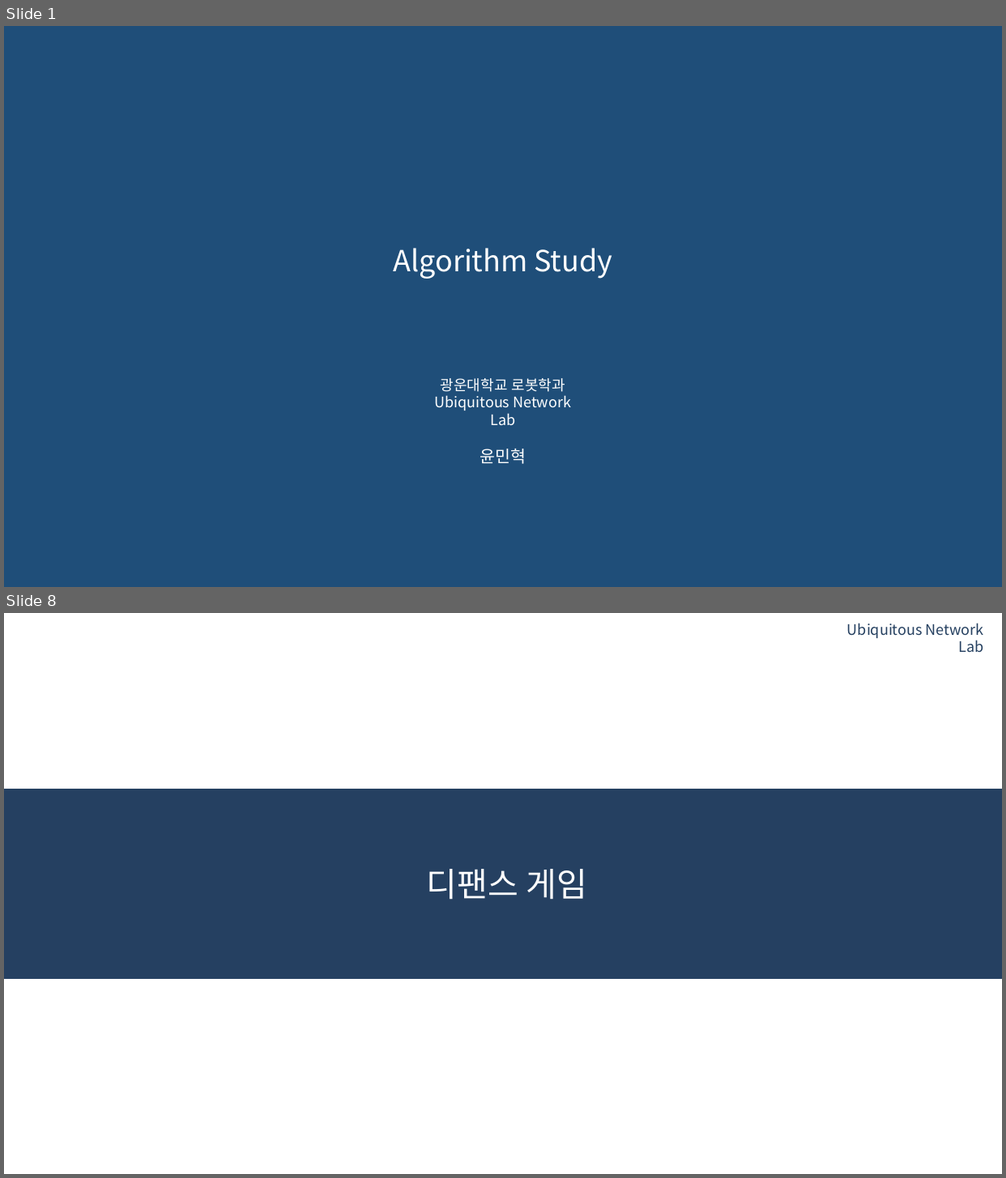
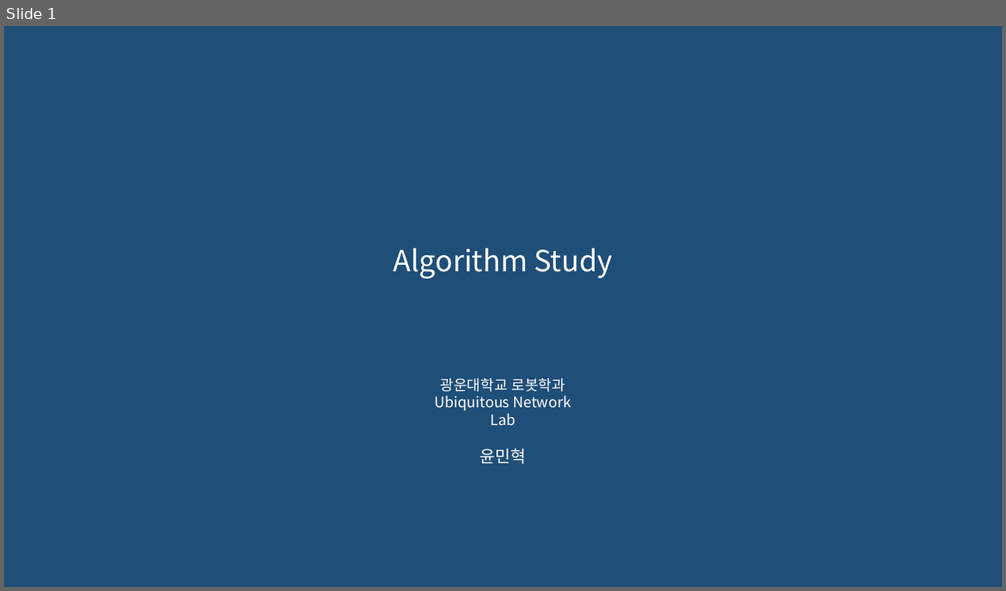
Before and after one commit to 0913ktg/Algorithm_Study, a slide deck: week_3/ppt/MinhyeokYun.pptx. Shown one above the other, each under a label of ours: slides 1 and 8 before the commit, slide 1 after it; the slides between them are not shown. The pictures are 1006x1178 and 1006x591 pixels, drawn with LibreOffice and Linux fonts; fonts in the diff are those of the drawing; background and template pictures are left out. Boxes give left, top, right and bottom in pixels: in the first picture for what was removed or moved away, otherwise in the second. Text is boxed around its words. In the diff, an @@ line names an element or a change of style, - is before the commit and + after.

```diff
--- a/week_3/ppt/MinhyeokYun.pptx
+++ b/week_3/ppt/MinhyeokYun.pptx
@@ slide 8 removed at (4,613,1002,1174), background #FFFFFF @@
@@ text removed at (847,623,984,652) @@
-Ubiquitous Network Lab
@@ rectangle removed at (4,789,1002,979) @@
@@ title removed at (427,869,587,900) @@
-디팬스 게임
```
Also in this commit, not shown: 6 slides added, 8 other slides removed, 2 other files.
